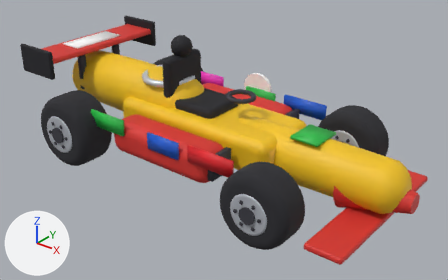
An edit to the Blender file assets/models/blend/vehicle_travel_vehicle_t2.blend, drawn before and after from the same camera.
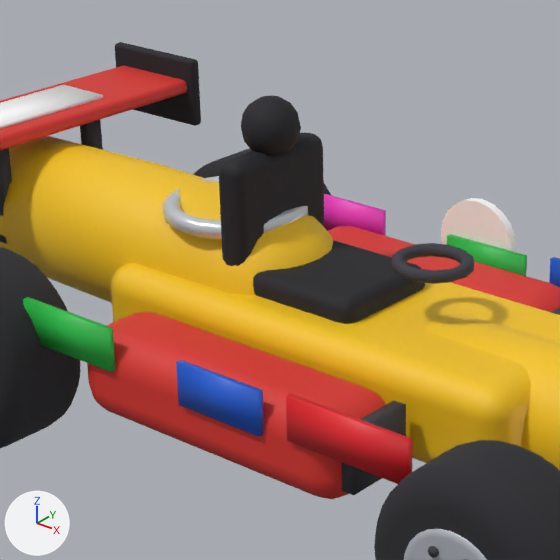
Each version appears first whole from a 50 mm lens placed at (2.96, -3.53, 2.47), pointed at (0.18, -0.05, 0.32), and next in a close-up on the part from 18% to 64% of the width and 0% to 73% of the height. Arrows for +X, +Y and +Z are at lower left; the lights stay in place. The older version's two pictures come first.

Names of what the first close-up shows: 'DriverSeat.Back', 'DriverSeat.Cushion', 'DriverSeat.Head', 'Engine', 'Nose', 'Pod', 'Pod.001', 'RollHoop', 'Spoiler.Wing', 'Steering', 'Sticker', 'Sticker.002', 'Tub', 'WheelFR.Tyre', 'WheelRR.Tyre' and 13 more.
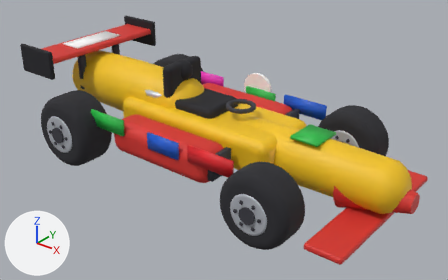
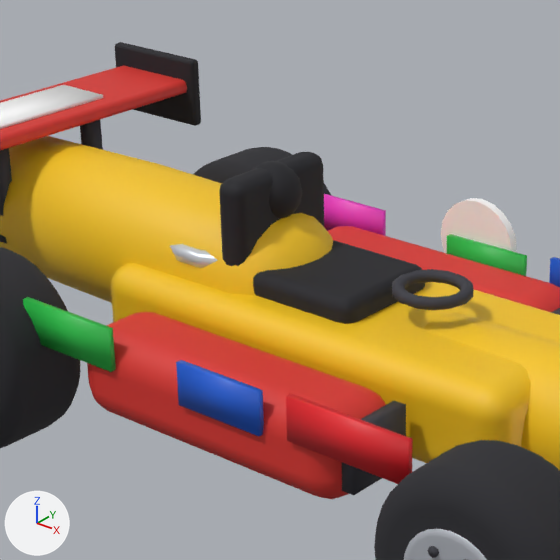
Location of each change, (x1, y1, x2, y2) in pixels of the close-ups (560 x 560 px):
```json
{"object": "DriverSeat.Back", "change": "moved", "before": [219, 133, 324, 266], "after": [219, 152, 324, 266]}
{"object": "DriverSeat.Head", "change": "moved", "before": [241, 95, 301, 156], "after": [252, 161, 302, 219]}
{"object": "Steering", "change": "moved", "before": [392, 243, 474, 284], "after": [392, 269, 474, 310]}
{"object": "RollHoop", "change": "moved", "before": [162, 176, 308, 240], "after": [170, 244, 218, 268]}
{"object": "WheelRL.Tyre", "change": "unchanged, uncovered by the edit", "before": [193, 149, 331, 195], "after": [193, 147, 331, 195]}
```

Edits to the scene script, one JSON object a line:
```json
{"op": "set", "path": "ob_driverseat_back.location", "old": "(-0.3, 0.0, 0.72)", "new": "(-0.3, 0.0, 0.66)"}
{"op": "set", "path": "ob_driverseat_head.location", "old": "(-0.3, 0.0, 0.98)", "new": "(-0.3, 0.0, 0.78)"}
{"op": "set", "path": "ob_rollhoop.location", "old": "(-0.45, 0.0, 0.7)", "new": "(-0.45, 0.0, 0.6)"}
{"op": "set", "path": "ob_steering.location", "old": "(0.3, 0.0, 0.7)", "new": "(0.3, 0.0, 0.62)"}
```
